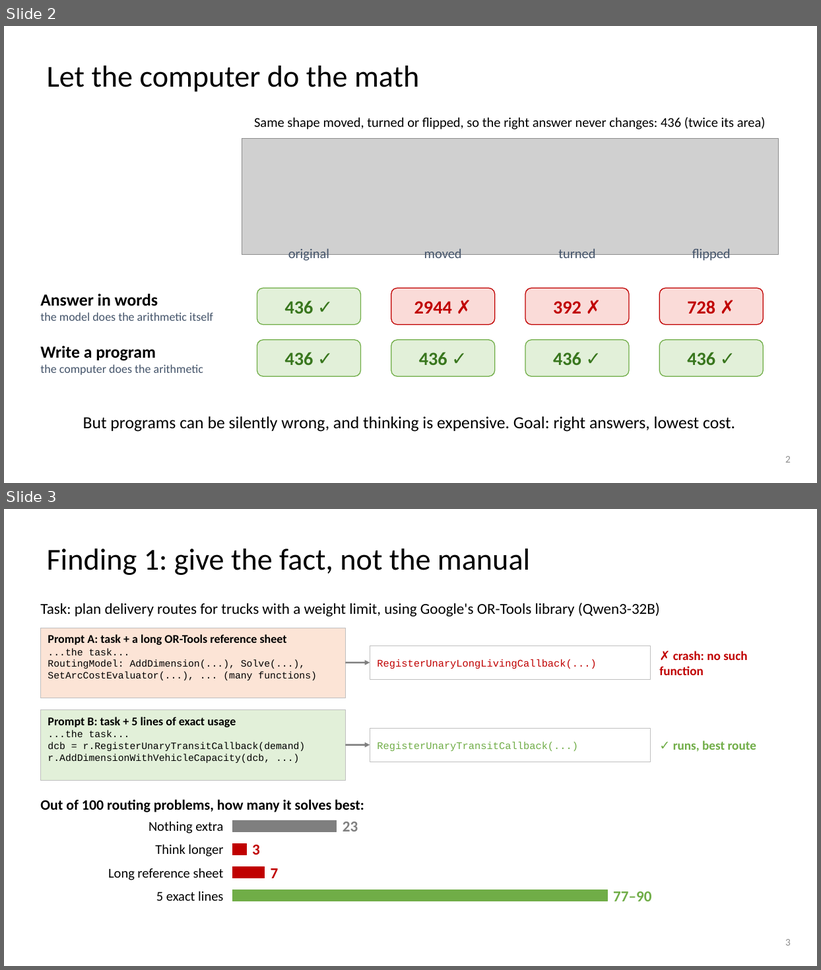
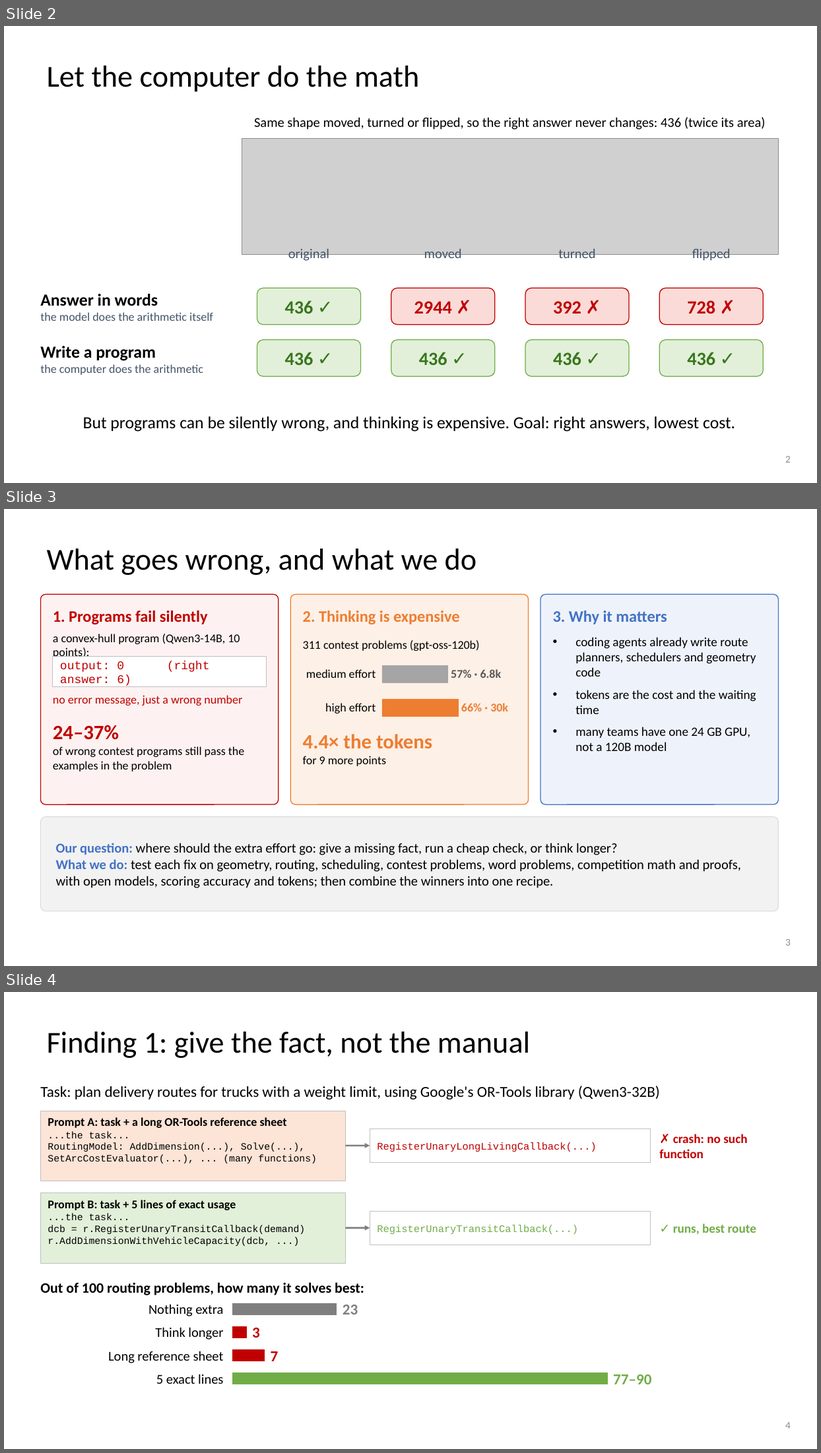
Before and after one commit to dlwns147/CSED490E_Project_Team5, a slide deck: PROPOSAL_slides.pptx. Shown one above the other, each under a label of ours: slides 2 and 3 before the commit, slides 2, 3 and 4 after it. The pictures are 821x970 and 821x1453 pixels, drawn with LibreOffice and Linux fonts; fonts in the diff are those of the drawing; grey boxes stand for pictures. Boxes give left, top, right and bottom in pixels: in the first picture for what was removed or moved away, otherwise in the second. Text is boxed around its words. In the diff, an @@ line names an element or a change of style, - is before the commit and + after.

```diff
--- a/PROPOSAL_slides.pptx
+++ b/PROPOSAL_slides.pptx
@@ slide 3 added at bbox=[4, 509, 817, 966], background #FFFFFF @@
@@ title added at bbox=[47, 549, 477, 575], 36 pt, text #000000 @@
+What goes wrong, and what we do
@@ rounded rectangle added at bbox=[40, 594, 279, 805], fill #FDF2F1, outline #C00000 1 pt @@
@@ rounded rectangle added at bbox=[290, 594, 529, 805], fill #FDF0E6, outline #ED7D31 1 pt @@
@@ rounded rectangle added at bbox=[541, 594, 779, 805], fill #EEF3FB, outline #4472C4 1 pt @@
@@ text added at bbox=[53, 611, 208, 625], 19 pt, text #C00000, bold @@
+1. Programs fail silently
@@ text added at bbox=[303, 611, 460, 625], 19 pt, text #ED7D31, bold @@
+2. Thinking is expensive
@@ text added at bbox=[553, 611, 667, 625], 19 pt, text #4472C4, bold @@
+3. Why it matters
@@ text added at bbox=[53, 634, 240, 657], 14 pt, text #000000 @@
+a convex-hull program (Qwen3-14B, 10 points):
@@ text added at bbox=[303, 640, 480, 651], 14 pt, text #000000 @@
+311 contest problems (gpt-oss-120b)
@@ text added at bbox=[576, 637, 756, 751], 15 pt, text #000000 @@
+• coding agents already write route planners, schedulers and geometry code
+• tokens are the cost and the waiting time
+• many teams have one 24 GB GPU, not a 120B model
@@ rectangle added at bbox=[53, 657, 266, 687], fill #FFFFFF, outline #BFBFBF 0.75 pt @@
@@ text added at bbox=[60, 661, 210, 687], 14 pt, text #C00000 @@
+output: 0 (right answer: 6)
@@ rectangle added at bbox=[382, 666, 448, 683], fill #A5A5A5, outline #A5A5A5 0.5 pt @@
@@ text added at bbox=[306, 669, 376, 678], 14 pt, text #000000 @@
+medium effort
@@ text added at bbox=[451, 669, 502, 678], 14 pt, text #595959, bold @@
+57% · 6.8k
@@ text added at bbox=[53, 695, 242, 706], 14 pt, text #C00000 @@
+no error message, just a wrong number
@@ text added at bbox=[325, 703, 376, 714], 14 pt, text #000000 @@
+high effort
@@ rectangle added at bbox=[382, 699, 459, 716], fill #ED7D31, outline #ED7D31 0.5 pt @@
@@ text added at bbox=[461, 703, 508, 712], 14 pt, text #ED7D31, bold @@
+66% · 30k
@@ text added at bbox=[53, 725, 244, 772], 14 pt, text #000000 @@
+24–37%
+of wrong contest programs still pass the examples in the problem
@@ text added at bbox=[303, 734, 432, 766], 14 pt, text #000000 @@
+4.4× the tokens
+for 9 more points
@@ rounded rectangle added at bbox=[40, 817, 779, 912], fill #F2F2F2, outline #D9D9D9 0.75 pt @@
@@ text added at bbox=[56, 843, 741, 889], 16 pt, text #000000 @@
+Our question: where should the extra effort go: give a missing fact, run a cheap check, or think longer?
+What we do: test each fix on geometry, routing, scheduling, contest problems, word problems, competition math and proofs, with open models, scoring accuracy and tokens; then combine the winners into one recipe.
@@ page number added at bbox=[785, 939, 791, 946], 12 pt, text #8C8C8C @@
+3
@@ what was slide 3 is now slide 4 @@
@@ page number at bbox=[785, 1422, 791, 1429]: text changed @@
-3
+4
```
Also in this commit, not shown: 4 slides changed, 6 other files.
